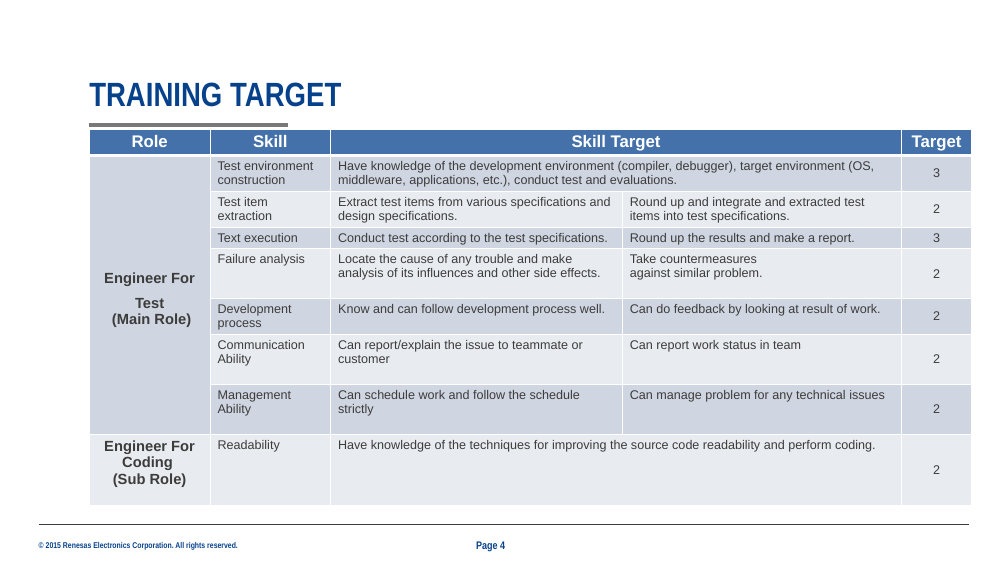
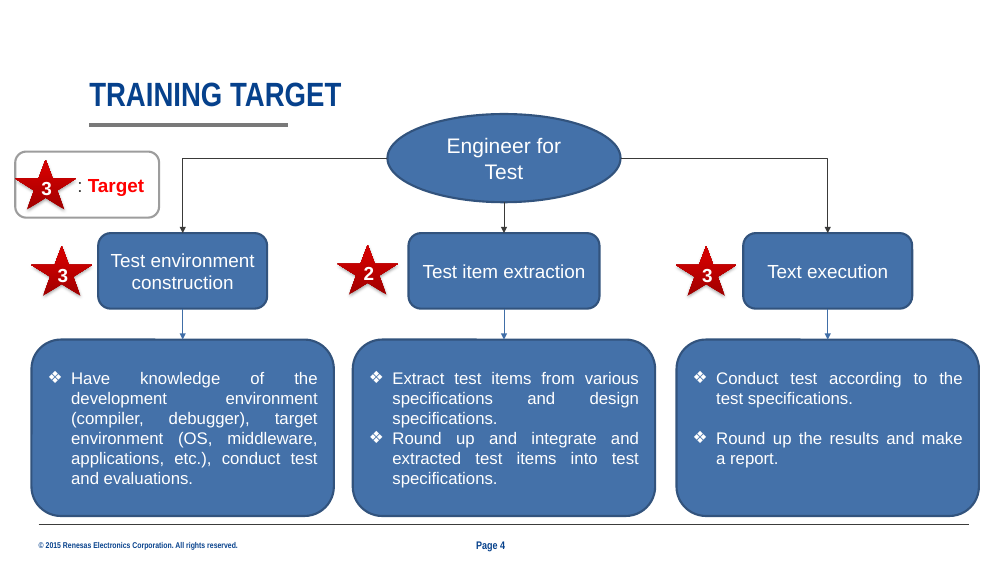
Before and after one commit to boheomap/afsdfsddsf, a slide deck: slide 4 of 25G_TrainingPlan_ThanhPham_2001_new_Jun28.pptx. Drawn at 1008x567 pixels with LibreOffice and Linux fonts; fonts in the diff are those of the drawing; background and template pictures are left out. Boxes give left, top, right and bottom in pixels: in the first picture for what was removed or moved away, otherwise in the second. Text is boxed around its words. In the diff, an @@ line names an element or a change of style, - is before the commit and + after.

```diff
--- a/25G_TrainingPlan_ThanhPham_2001_new_Jun28.pptx
+++ b/25G_TrainingPlan_ThanhPham_2001_new_Jun28.pptx
@@ ellipse added at (x1=388, y1=114, x2=621, y2=203), fill #4471A9, outline #32547D 2 pt, 20 pt, text #FFFFFF @@
+Engineer for Test
@@ table removed at (x1=89, y1=129, x2=972, y2=523), 9 rows, 5 columns @@
-Role | Skill | Skill Target |  | Target
-Engineer For Test / (Main Role) | Test environment construction | Have knowledge of the development environment (compiler, debugger), target environment (OS, middleware, applications, etc.), conduct test and evaluations. |  | 3
- | Test item extraction | Extract test items from various specifications and design specifications. | Round up and integrate and extracted test items into test specifications. | 2
- | Text execution | Conduct test according to the test specifications. | Round up the results and make a report. | 3
- | Failure analysis | Locate the cause of any trouble and make analysis of its influences and other side effects. | Take countermeasures / against similar problem. | 2
- | Development process | Know and can follow development process well. | Can do feedback by looking at result of work. | 2
- | Communication Ability | Can report/explain the issue to teammate or customer | Can report work status in team | 2
- | Management Ability | Can schedule work and follow the schedule strictly | Can manage problem for any technical issues | 2
-Engineer For Coding / (Sub Role) | Readability | Have knowledge of the techniques for improving the source code readability and perform coding. |  | 2
@@ rounded rectangle added at (x1=15, y1=151, x2=159, y2=217), fill #FFFFFF, outline #9D9D9D 2 pt, 18 pt, text #FF0000, bold @@
+: Target
@@ star added at (x1=15, y1=160, x2=76, y2=209), fill gradient #A00000 to #D00000 to #D10000, 18 pt, text #FFFFFF, bold @@
+3
@@ elbow arrow added from (388, 158) to (183, 233), #3B3B3A 0.75 pt @@
@@ elbow arrow added from (621, 158) to (828, 233), #3B3B3A 0.75 pt @@
@@ arrow added from (504, 202) to (504, 233), #3B3B3A 0.75 pt @@
@@ rounded rectangle added at (x1=98, y1=233, x2=268, y2=309), fill #4471A9, outline #32547D 2 pt, 18 pt, text #FFFFFF @@
+Test environment construction
@@ rounded rectangle added at (x1=408, y1=233, x2=600, y2=309), fill #4471A9, outline #32547D 2 pt, 18 pt, text #FFFFFF @@
+Test item extraction
@@ rounded rectangle added at (x1=743, y1=233, x2=913, y2=309), fill #4471A9, outline #32547D 2 pt, 18 pt, text #FFFFFF @@
+Text execution
@@ star added at (x1=32, y1=246, x2=92, y2=296), fill gradient #A00000 to #D00000 to #D10000, 18 pt, text #FFFFFF, bold @@
+3
@@ star added at (x1=337, y1=245, x2=398, y2=295), fill gradient #A00000 to #D00000 to #D10000, 18 pt, text #FFFFFF, bold @@
+2
@@ star added at (x1=676, y1=246, x2=737, y2=296), fill gradient #A00000 to #D00000 to #D10000, 18 pt, text #FFFFFF, bold @@
+3
@@ arrow added from (183, 309) to (183, 340), #406EA8 0.75 pt @@
@@ arrow added from (504, 309) to (504, 340), #406EA8 0.75 pt @@
@@ arrow added from (828, 309) to (828, 340), #406EA8 0.75 pt @@
@@ rounded rectangle added at (x1=32, y1=340, x2=334, y2=516), fill #4471A9, outline #32547D 2 pt, 16 pt, text #FFFFFF @@
+❖ Have knowledge of the development environment (compiler, debugger), target environment (OS, middleware, applications, etc.), conduct test and evaluations.
@@ rounded rectangle added at (x1=353, y1=340, x2=656, y2=516), fill #4471A9, outline #32547D 2 pt, 16 pt, text #FFFFFF @@
+❖ Extract test items from various specifications and design specifications.
+❖ Round up and integrate and extracted test items into test specifications.
@@ rounded rectangle added at (x1=677, y1=340, x2=979, y2=516), fill #4471A9, outline #32547D 2 pt, 16 pt, text #FFFFFF @@
+❖ Conduct test according to the test specifications.
+❖ Round up the results and make a report.
```
Also in this commit, not shown: 8 other slides changed, 6 slides added, 3 slides removed.
